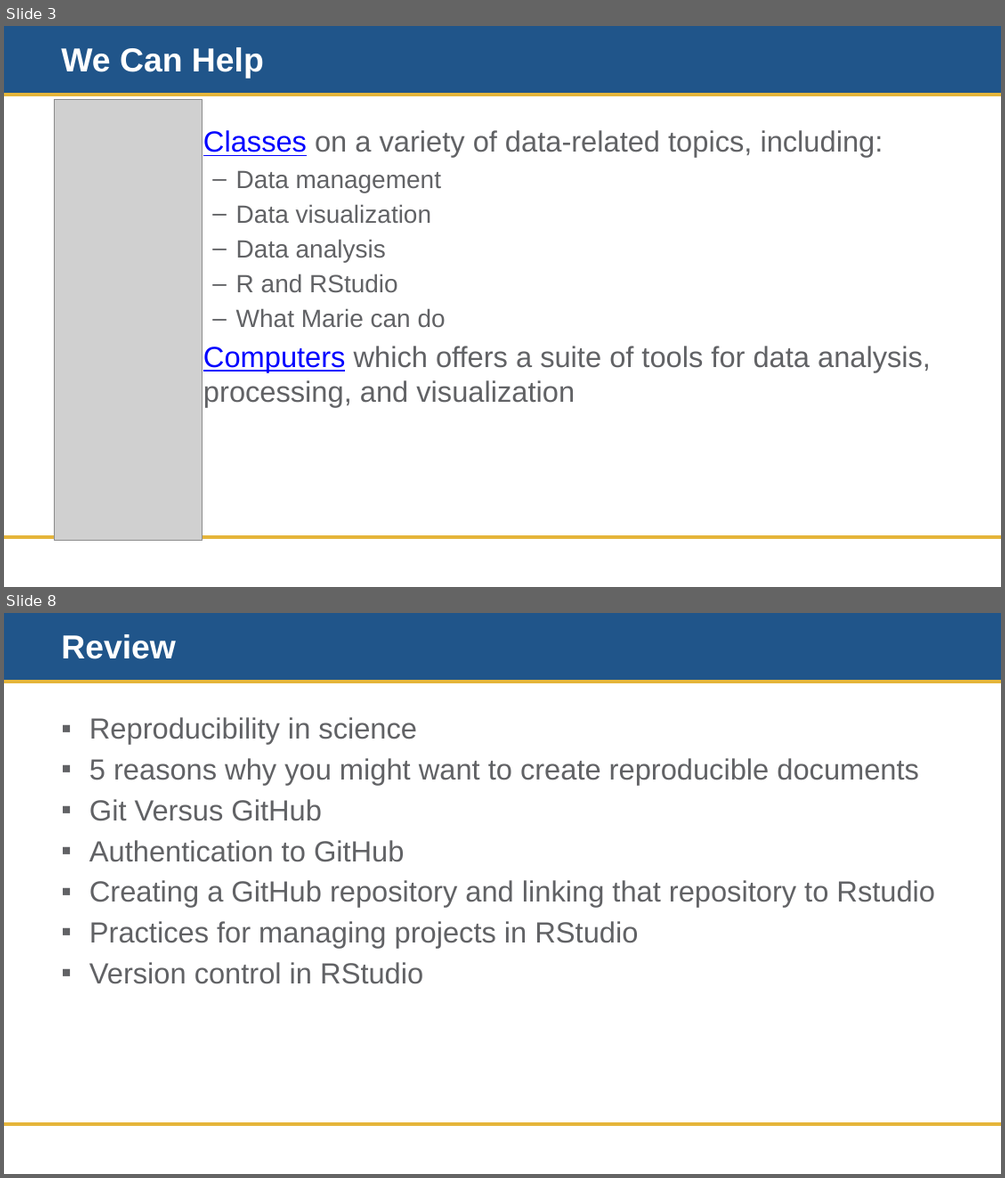
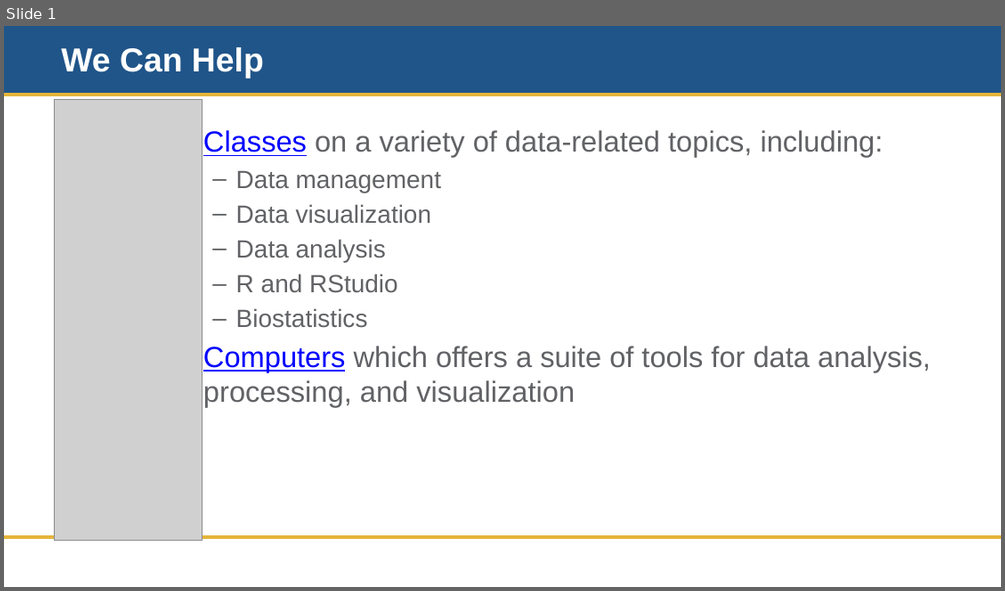
Before and after one commit to doujouDC/nihl-intro-r-classes, a slide deck: r-project-mgmt-repro/nih-r-project-mgmt-training-material/nihl-r-project-mgmt-01-we-can-help.pptx. Shown one above the other, each under a label of ours: slides 3 and 8 before the commit, slide 1 after it; the slides between them are not shown. The pictures are 1005x1178 and 1005x591 pixels, drawn with LibreOffice and Linux fonts; fonts in the diff are those of the drawing; grey boxes stand for pictures; background and template pictures are left out. Boxes give left, top, right and bottom in pixels: in the first picture for what was removed or moved away, otherwise in the second. Text is boxed around its words. In the diff, an @@ line names an element or a change of style, - is before the commit and + after.

```diff
--- a/r-project-mgmt-repro/nih-r-project-mgmt-training-material/nihl-r-project-mgmt-01-we-can-help.pptx
+++ b/r-project-mgmt-repro/nih-r-project-mgmt-training-material/nihl-r-project-mgmt-01-we-can-help.pptx
@@ slide 8 removed at box(4, 613, 1001, 1174), background #FFFFFF; not listed: 3 template elements that a slide beside it also shows @@
@@ title removed at box(61, 634, 176, 659) @@
-Review
@@ text removed at box(89, 717, 935, 984) @@
-▪ Reproducibility in science
-▪ 5 reasons why you might want to create reproducible documents
-▪ Git Versus GitHub
-▪ Authentication to GitHub
-▪ Creating a GitHub repository and linking that repository to Rstudio
-▪ Practices for managing projects in RStudio
-▪ Version control in RStudio
@@ what was slide 3 is now slide 1 @@
@@ slide 1 changed as well @@
@@ text at box(236, 308, 368, 328): text changed @@
-  – What Marie can do
+  – Biostatistics
```
Also in this commit, not shown: 6 other slides removed, 2 other files.
